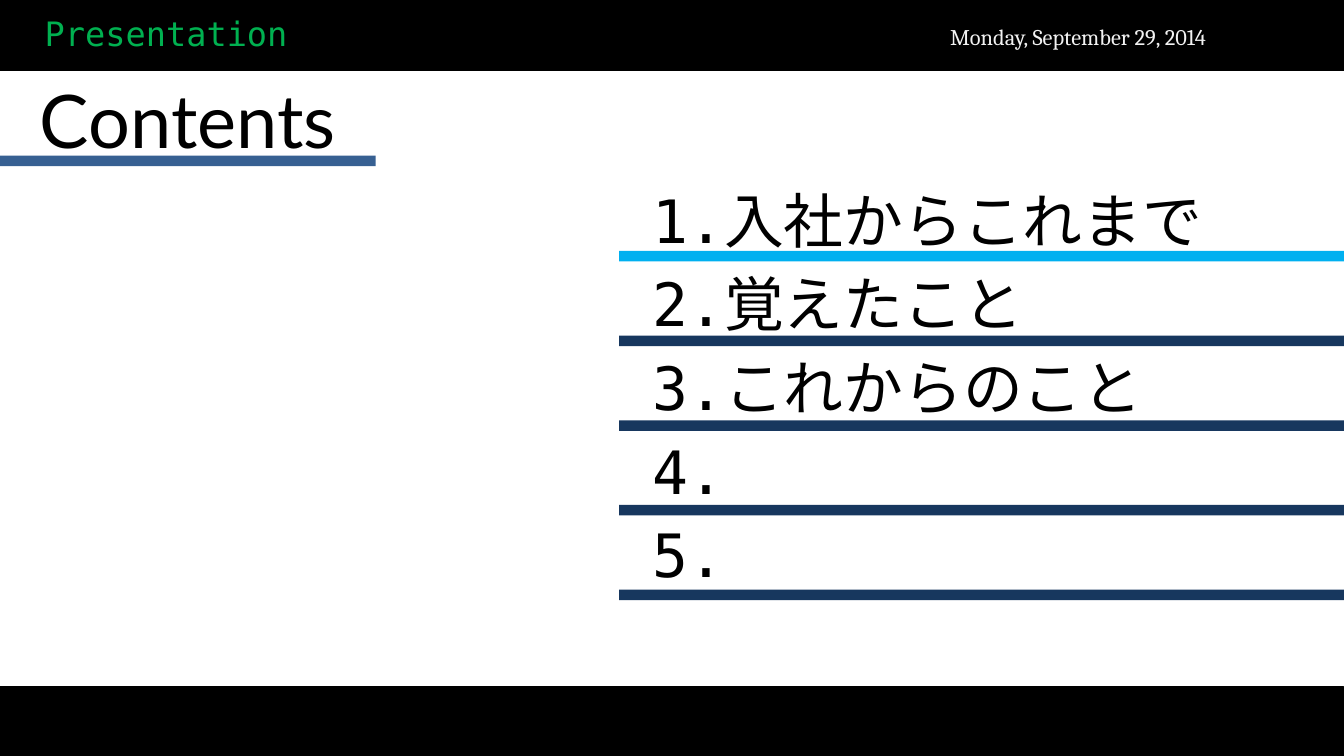
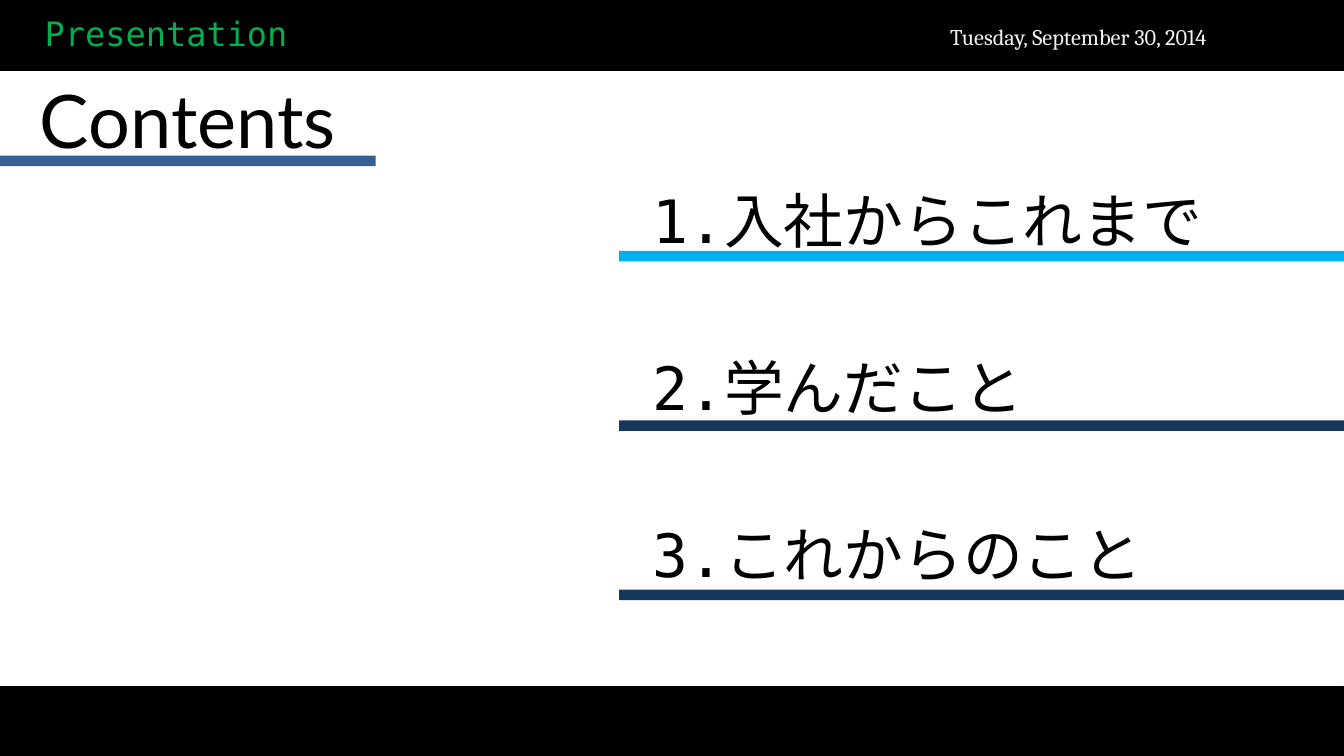
Before and after one commit to scarecrow173/Test, a slide deck: slide 2 of 試用期間終了.pptx. Drawn at 1344x756 pixels with LibreOffice and Linux fonts; fonts in the diff are those of the drawing; background and template pictures are left out. Boxes give left, top, right and bottom in pixels: in the first picture for what was removed or moved away, otherwise in the second. Text is boxed around its words. In the diff, an @@ line names an element or a change of style, - is before the commit and + after.

```diff
--- a/試用期間終了.pptx
+++ b/試用期間終了.pptx
@@ text at [950, 29, 1206, 50]: text changed @@
-Monday, September 29, 2014
+Tuesday, September 30, 2014
@@ rectangle removed at [620, 336, 1344, 347] @@
@@ text at [652, 361, 1023, 422]: text changed @@
-2.覚えたこと
+2.学んだこと
@@ text at [652, 450, 724, 590]: paragraphs removed @@
-4.
-5.
@@ rectangle removed at [620, 505, 1344, 516] @@
```
Also in this commit, not shown: 9 other slides changed, 10 slides added, 1 slide removed.
